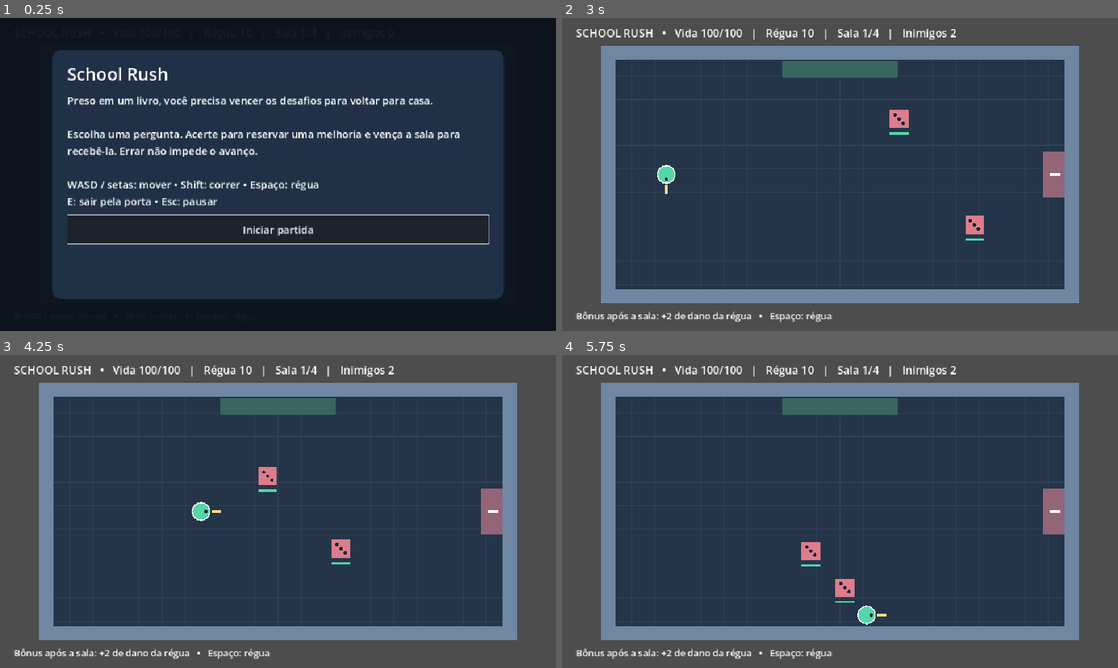
Above: before the commit, frames 1-4 (two rows, left to right).
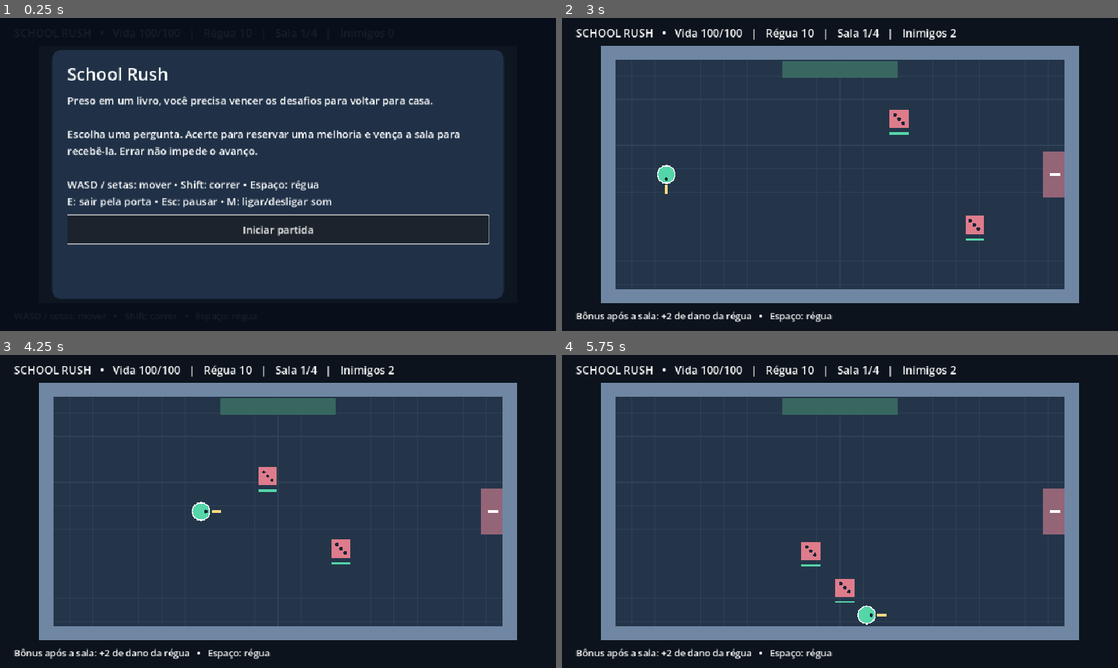
Above: after the commit, the same moments.

Repository: Igh0r/ProjectSchoolRush
Game: Godot game, scene res://main.tscn
Two runs of this game, one before a commit and one after it. Both use one fixed random seed, a clock stepped at 60 frames per second and the inputs below.
Inputs:
- Up to frame 1 (0.25 s): no input
- Up to frame 2 (3 s): click "Iniciar partida" at 0.5 s; click "Matemática • Quanto é 25% de …" at 1.25 s; click "A) 20" at 2 s; click "Entrar no combate" at 2.75 s
- Up to frame 3 (4.25 s): hold D (move_right) from 3.53 s (still down); hold Space (attack) from 3.53 s (still down); tap Shift (sprint) at 3.8 s
- Up to frame 4 (5.75 s): release D (move_right) at 4.28 s; release Space (attack) at 4.28 s; hold S (move_down) 4.28-5.03 s; tap Shift (sprint) at 4.35, 5.3 s; tap Space (attack) at 4.55 s; hold D (move_right) from 5.03 s (still down); hold Space (attack) from 5.03 s (still down)

The runs differ from the first frame. In frame 1, 0.3% of the frame differs, in the area x 39-60%, y 57-61%; in frame 2, 29%, in the area x 0-100%, y 0-100%; in frame 3, 29%; in frame 4, 29%.

Commit message:
feat: prepare Windows MVP build audio and validation workflow

Diff:
--- a/project.godot
+++ b/project.godot
@@ -15,6 +15,7 @@
 [application]
 
 config/name="School Rush"
+config/version="0.1.0"
 run/main_scene="res://main.tscn"
 config/features=PackedStringArray("4.7", "GL Compatibility")
 
@@ -23,8 +24,10 @@
 window/size/viewport_width=960
 window/size/viewport_height=540
 window/stretch/mode="canvas_items"
+window/stretch/aspect="keep"
 
 [rendering]
 
 renderer/rendering_method="gl_compatibility"
 renderer/rendering_method.mobile="gl_compatibility"
+environment/defaults/default_clear_color=Color(0.047, 0.075, 0.11, 1)
--- a/scripts/player/player.gd
+++ b/scripts/player/player.gd
@@ -1,6 +1,7 @@
 extends CharacterBody2D
 
 signal died
+signal hurt
 signal health_changed(value: int)
 signal attacked(origin: Vector2, direction: Vector2, damage: int)
 
@@ -55,6 +56,7 @@
 	invulnerability = 0.7
 	health_changed.emit(health)
 	queue_redraw()
+	hurt.emit()
 	if health == 0:
 		active = false
 		died.emit()
--- a/scripts/systems/main.gd
+++ b/scripts/systems/main.gd
@@ -4,12 +4,14 @@
 const ROOM_SCENE = preload("res://scenes/room/room.tscn")
 const UI_SCRIPT = preload("res://scripts/ui/game_ui.gd")
 const QUESTIONS = preload("res://scripts/systems/question_manager.gd")
+const SOUND_SCRIPT = preload("res://scripts/systems/sound_effects.gd")
 enum State { MENU, QUESTION, ANSWER, FEEDBACK, COMBAT, CLEARED, DEFEAT, VICTORY, PAUSED }
 var state: State = State.MENU
 var previous_state: State = State.COMBAT
 var player
 var room
 var ui
+var sounds
 var questions = QUESTIONS.new()
 var room_index: int = 0
 var run_epoch: int = 0
@@ -18,6 +20,8 @@
 func _ready() -> void:
 	process_mode = Node.PROCESS_MODE_ALWAYS
 	_register_controls()
+	sounds = SOUND_SCRIPT.new()
+	add_child(sounds)
 	room = ROOM_SCENE.instantiate()
 	room.process_mode = Node.PROCESS_MODE_PAUSABLE
 	add_child(room)
@@ -29,6 +33,8 @@
 	add_child(player)
 	player.position = room.ENTRY
 	player.attacked.connect(room.strike)
+	player.attacked.connect(func(_origin: Vector2, _direction: Vector2, _damage: int): sounds.play_cue("attack"))
+	player.hurt.connect(func(): sounds.play_cue("hurt"))
 	player.died.connect(_on_player_died)
 	player.health_changed.connect(func(_value: int): _update_hud())
 	room.cleared.connect(_on_room_cleared)
@@ -41,6 +47,7 @@
 		"move_left": [KEY_A, KEY_LEFT], "move_right": [KEY_D, KEY_RIGHT],
 		"move_up": [KEY_W, KEY_UP], "move_down": [KEY_S, KEY_DOWN],
 		"sprint": [KEY_SHIFT], "attack": [KEY_SPACE], "interact": [KEY_E],
+		"mute": [KEY_M],
 	}
 	for action in bindings:
 		if not InputMap.has_action(action):
@@ -58,7 +65,7 @@
 	player.active = false
 	room.clear_enemies()
 	questions.reset()
-	ui.show_panel("School Rush", "Preso em um livro, você preci …(210 unchanged characters)…  régua\nE: sair pela porta • Esc: pausar", [{"text": "Iniciar partida", "action": start_run}])
+	ui.show_panel("School Rush", "Preso em um livro, você preci …(210 unchanged characters)…  régua\nE: sair pela porta • Esc: pausar • M: ligar/desligar som", [{"text": "Iniciar partida", "action": start_run}])
 	_update_hud()
 
 func start_run() -> void:
@@ -101,6 +108,7 @@
 	if state != State.ANSWER or index < 0 or index > 3:
 		return
 	var correct: bool = questions.answer(index)
+	sounds.play_cue("correct" if correct else "wrong")
 	state = State.FEEDBACK
 	var result := "Acertou!" if correct else "Ainda dá para vencer!"
 	var reward_text := "Bônus reservado: %s." % questions.reward_description(questions.pending_reward) if correct else "Sem bônus nesta sala. Você pode avançar normalmente."
@@ -133,6 +141,7 @@
 	if epoch != run_epoch or state != State.COMBAT or player.health <= 0 or not room.enemies.is_empty():
 		return
 	var reward: String = questions.consume_reward()
+	sounds.play_cue("clear")
 	last_reward = "Sem bônus nesta sala."
 	if reward == "Matemática":
 		player.damage += 2
@@ -167,7 +176,7 @@
 		previous_state = state
 		state = State.PAUSED
 		get_tree().paused = true
-		ui.show_panel("Pausa", "WASD / setas: mover • Shift: correr\nEspaço: atacar • E: sair pela porta\nEsc: continuar", [{"text": "Continuar", "action": toggle_pause}, {"text": "Reiniciar partida", "action": start_run}, {"text": "Voltar ao início", "action": show_menu}])
+		ui.show_panel("Pausa", "WASD / setas: mover • Shift: correr\nEspaço: atacar • E: sair pela porta\nEsc: continuar • M: ligar/desligar som", [{"text": "Continuar", "action": toggle_pause}, {"text": "Reiniciar partida", "action": start_run}, {"text": "Voltar ao início", "action": show_menu}])
 
 func _unhandled_input(event: InputEvent) -> void:
 	if event.is_action_pressed("ui_cancel") and not event.is_echo():
@@ -175,6 +184,8 @@
 		get_viewport().set_input_as_handled()
 	elif event.is_action_pressed("interact") and not event.is_echo():
 		advance_room()
+	elif event.is_action_pressed("mute") and not event.is_echo():
+		sounds.toggle_mute()
 
 func _process(_delta: float) -> void:
 	_update_hud()
--- /dev/null
+++ b/scripts/systems/sound_effects.gd
@@ -0,0 +1,52 @@
+extends Node
+
+var muted: bool = false
+var clips: Dictionary = {}
+var channels: Array[AudioStreamPlayer] = []
+var next_channel: int = 0
+
+func _exit_tree() -> void:
+	for channel in channels:
+		channel.stop()
+		channel.stream = null
+	clips.clear()
+
+func _ready() -> void:
+	process_mode = Node.PROCESS_MODE_PAUSABLE
+	var tones := {"attack": Vector2(360, 0.06), "hurt": Vector2(120, 0.16), "correct": Vector2(740, 0.16), "wrong": Vector2(180, 0.14), "clear": Vector2(880, 0.22)}
+	for cue in tones:
+		clips[cue] = _tone(tones[cue].x, tones[cue].y)
+	for i in range(4):
+		var channel := AudioStreamPlayer.new()
+		channel.volume_db = -20.0
+		add_child(channel)
+		channels.append(channel)
+
+func play_cue(cue: String) -> void:
+	if muted or not clips.has(cue):
+		return
+	var channel := channels[next_channel]
+	next_channel = (next_channel + 1) % channels.size()
+	channel.stream = clips[cue]
+	channel.play()
+
+func toggle_mute() -> void:
+	muted = not muted
+	if muted:
+		for channel in channels:
+			channel.stop()
+
+func _tone(frequency: float, duration: float) -> AudioStreamWAV:
+	var sample_rate := 22050
+	var samples := int(duration * sample_rate)
+	var data := PackedByteArray()
+	data.resize(samples * 2)
+	for i in range(samples):
+		var envelope := sin(PI * float(i) / samples)
+		var value := int(sin(TAU * frequency * float(i) / sample_rate) * envelope * 16000.0)
+		data.encode_s16(i * 2, value)
+	var stream := AudioStreamWAV.new()
+	stream.format = AudioStreamWAV.FORMAT_16_BITS
+	stream.mix_rate = sample_rate
+	stream.data = data
+	return stream
--- a/tests/capture_preview.gd
+++ b/tests/capture_preview.gd
@@ -43,4 +43,5 @@
 	await save_preview("10-resized")
 	game.queue_free()
 	await process_frame
+	await create_timer(0.1).timeout
 	quit()
--- a/tests/test_combat.gd
+++ b/tests/test_combat.gd
@@ -49,5 +49,6 @@
 		check(game.state == game.State.CLEARED, "Eliminar todos deve concluir a sala")
 	game.queue_free()
 	await process_frame
+	await create_timer(0.1).timeout # Aguarda a thread de áudio liberar playbacks.
 	print("COMBAT TESTS: %d failure(s)" % failures)
 	quit(1 if failures else 0)
--- /dev/null
+++ b/tests/test_movement.gd
@@ -0,0 +1,59 @@
+extends SceneTree
+
+var failures: int = 0
+
+func _initialize() -> void:
+	call_deferred("run_tests")
+
+func check(condition: bool, message: String) -> void:
+	if not condition:
+		failures += 1
+		push_error(message)
+
+func travel(player: Node, actions: Array, frames: int) -> float:
+	player.position = Vector2(400, 210)
+	for action in actions:
+		Input.action_press(action)
+	for i in range(frames):
+		await physics_frame
+	for action in actions:
+		Input.action_release(action)
+	return player.position.distance_to(Vector2(400, 210))
+
+func run_tests() -> void:
+	var game = load("res://main.tscn").instantiate()
+	root.add_child(game)
+	game.start_run()
+	game.choose_question(0)
+	game.answer_question(0)
+	game.begin_combat()
+	game.room.set_combat(false)
+	await physics_frame
+	var walk: float = await travel(game.player, ["move_right"], 12)
+	var sprint: float = await travel(game.player, ["move_right", "sprint"], 12)
+	var diagonal: float = await travel(game.player, ["move_right", "move_down"], 12)
+	check(absf(sprint / walk - 1.4) < 0.05, "Corrida deve aumentar velocidade em 40%")
+	check(absf(diagonal / walk - 1.0) < 0.05, "Diagonal não pode aumentar velocidade")
+	await travel(game.player, ["move_right", "sprint"], 90)
+	check(game.player.position.x <= 774.0, "Parede direita deve segurar jogador correndo")
+	await travel(game.player, ["move_up", "sprint"], 45)
+	check(game.player.position.y >= 26.0, "Parede superior deve segurar jogador correndo")
+	game.player.take_damage(10)
+	var saved_health: int = game.player.health
+	game.toggle_pause()
+	var saved_time: float = game.player.invulnerability
+	var saved_position: Vector2 = game.player.position
+	Input.action_press("move_right")
+	for i in range(5):
+		await physics_frame
+	Input.action_release("move_right")
+	check(game.player.position == saved_position and game.player.invulnerability == saved_time, "Pausa deve congelar jogador e invulnerabilidade")
+	game.toggle_pause()
+	game.player.active = false
+	game.player.take_damage(10)
+	check(game.player.health == saved_health, "Jogador inativo não deve receber dano")
+	game.queue_free()
+	await process_frame
+	await create_timer(0.1).timeout
+	print("MOVEMENT TESTS: %d failure(s)" % failures)
+	quit(1 if failures else 0)
--- a/tests/test_progression.gd
+++ b/tests/test_progression.gd
@@ -85,5 +85,6 @@
 	check(game.player.health == 100 and game.player.damage == 10 and game.room_index == 0, "Reset deve limpar progressão")
 	game.queue_free()
 	await process_frame
+	await create_timer(0.1).timeout
 	print("PROGRESSION TESTS: %d failure(s)" % failures)
 	quit(1 if failures else 0)
--- a/tests/test_run.gd
+++ b/tests/test_run.gd
@@ -80,5 +80,6 @@
 	check(game.player.damage == 10 and game.player.health == 100, "Reinício após chefe deve limpar atributos")
 	game.queue_free()
 	await process_frame
+	await create_timer(0.1).timeout
 	print("RUN TESTS: %d failure(s)" % failures)
 	quit(1 if failures else 0)
--- /dev/null
+++ b/tools/write_notices.gd
@@ -0,0 +1,15 @@
+extends SceneTree
+
+func _initialize() -> void:
+	var file := FileAccess.open("res://builds/windows/GODOT_NOTICES.txt", FileAccess.WRITE)
+	if file == null:
+		push_error("Não foi possível escrever os avisos do Godot")
+		quit(1)
+		return
+	file.store_string(Engine.get_license_text())
+	file.store_string("\n\nThird-party components\n" + JSON.stringify(Engine.get_copyright_info(), "  "))
+	var licenses := Engine.get_license_info()
+	for license_name in licenses:
+		file.store_string("\n\n" + license_name + "\n" + licenses[license_name])
+	file.close()
+	quit()
Not shown, added: export_presets.cfg
Not shown, added: scripts/systems/sound_effects.gd.uid
Not shown, added: tests/capture_preview.gd.uid
Not shown, added: tests/test_movement.gd.uid
Not shown, added: tests/test_run.gd.uid
Not shown, added: tools/write_notices.gd.uid
Not shown, added: COMO_JOGAR.md
Not shown, changed: PLANO_MVP.md
Not shown, added: tools/check.ps1
